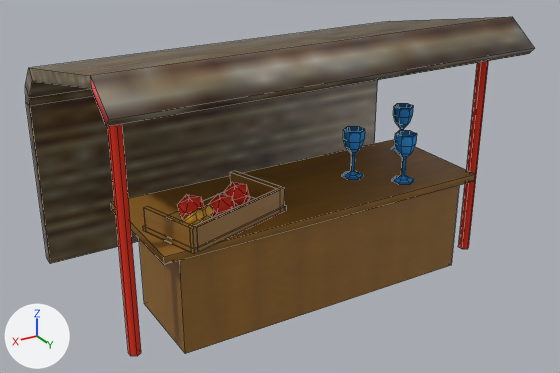
What one commit did to the Blender file assets/stall.blend.
Camera for both pictures: a 50 mm camera at (7.85, 12.07, 8.35) aimed at (0.05, -0.92, 1.86). Arrows for +X, +Y and +Z are at lower left; the lights stay in place. Mesh edges are drawn as thin lines.
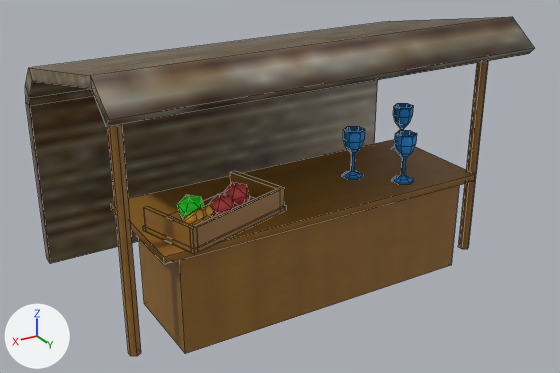
Where the change shows, as pixel boxes [x1, y1, x2, y2] in the pictures (560 x 373 px):
```json
{"object": "Cube", "change": "surface changed", "before": [88, 59, 490, 356], "after": [88, 59, 490, 356], "on screen": "red to brown"}
{"part": 1, "of": "me_cube", "change": "surface changed", "before": [91, 61, 489, 356], "after": [91, 61, 489, 356], "on screen": "red to brown"}
```

Edits to the scene script, one JSON object a line:
```json
{"op": "remove", "block": "mat_wood_001", "code": "mat_wood_001.base_color = (0.8, 0.0451, 0.0234)  # red #e73c2a"}
{"op": "set", "path": "mat_wood_001", "old": "diffuse_material('Wood.001')", "new": "principled_material('Wood.001')"}
{"op": "add", "block": "mat_wood_001", "code": "mat_wood_001.texture = img_stalltexture_png"}
{"block": "me_cube", "where": "me_cube.from_pydata(...)  # 509 vertices, 345 faces; spans x -1.4..1.36, y -3.87..1.42, z -1.0..4.32"}
{"block": "me_cube", "where": "# used by ob_cube; location = (0.0, 0.0, 0.93); scale = (3.23, 1.0, 1.0)"}
{"block": "me_cube", "change": "me_cube part 1: texture (UV) coordinates of 13 of 345 faces, centred in x -1.26..1.36, y 0.5..1.04, z 1.62..3.97, changed; they spanned u 0.24..0.72, v 0.5..0.98 and now span u 0.22..0.82, v 0.57..0.9"}
```
